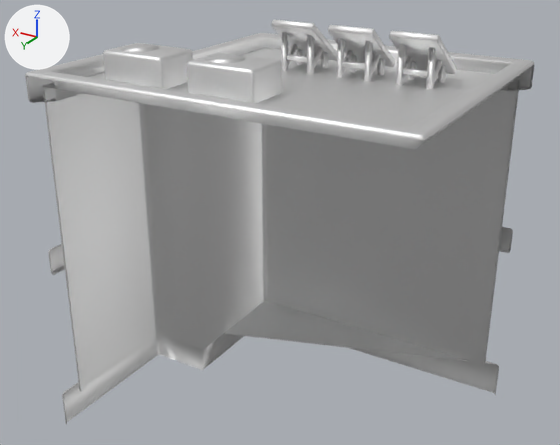
A saved change to the FBX model Assets/NOTFUN/Cartoon City - Building Pack 1_1/Meshes/Building/Building_051.fbx.
Before and after are seen from a 50 mm lens placed at (-7.54, 13.72, 11.83), pointed at (0.95, -0.43, 4.76). Arrows for +X, +Y and +Z are at upper left; the lights stay in place. Where no turn or scale is listed for an object, it has been applied to the vertices. Vertices at the same position are counted once.

Names of what the first picture shows: 'Building_051'.
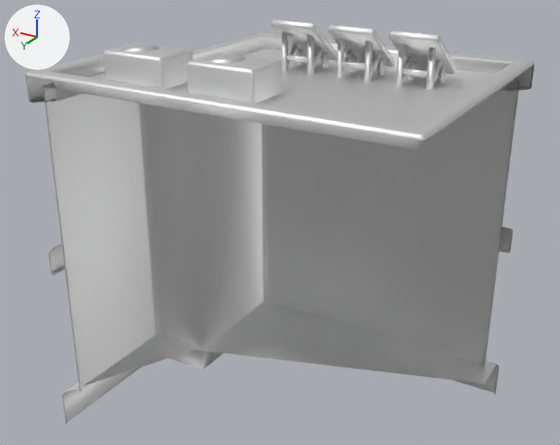
Diff of the bpy script that builds the scene:
```diff
--- a/Assets/NOTFUN/Cartoon City - Building Pack 1_1/Meshes/Building/Building_051.fbx.py
+++ b/Assets/NOTFUN/Cartoon City - Building Pack 1_1/Meshes/Building/Building_051.fbx.py
@@ me_building_051_001 @@
 me_building_051_001.from_pydata(...)  # 1584 vertices, 1335 faces; spans x -3.77..4.77, y -4.56..3.27, z 0.0..9.29
 # used by ob_building_051; location = (0.0, 0.0, 0.0)
 # verts and faces of me_building_051_001; kept vertices keep their numbers, new ones are numbered from 1584
 # before: 97 (4.7, -0.2, 0.9), 104 (4.7, 3.2, 0.9) at pixel (65, 391), 109 (3.2, -0.2, 0.9), 120 (-3.7, -3.2, 0.9) at pixel (496, 364), 141 (3.2, -0.83, 0.9)
+# me_building_051_001 part 1
+verts[1584] = (-3.7, -2.24, 0.9)  # pixel (484, 383)
+verts[1585] = (3.2, 0.15, 0.9)  # pixel (193, 349)
+faces += [(97, 104, 1585, 109), (120, 141, 1585, 1584)]
 me_building_051_001.materials.append(mat_m_city_tex_007)
```

Where the change shows, as pixel boxes [x1, y1, x2, y2] in the pictures (560 x 445 px):
part 1 of me_building_051_001, added
    after: [66, 334, 496, 392]
